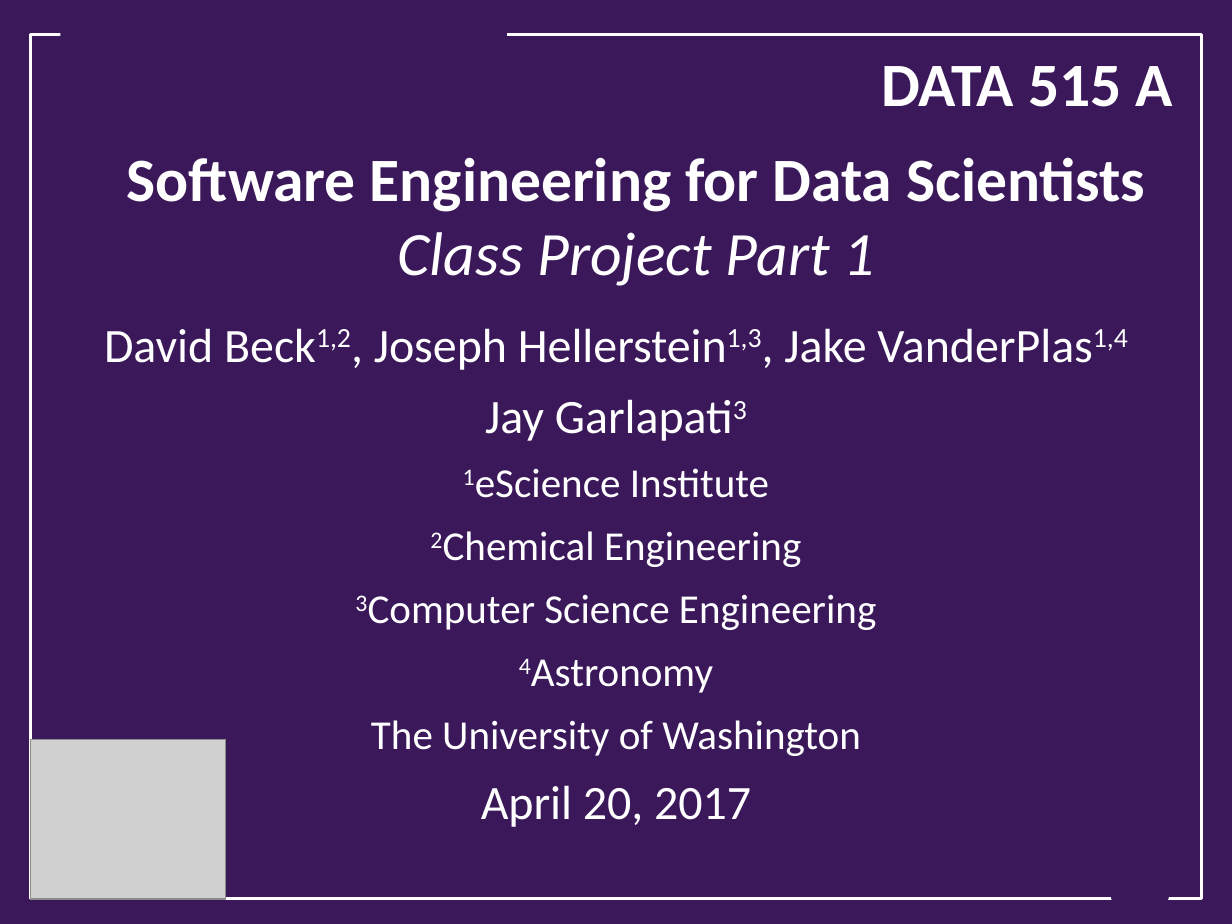
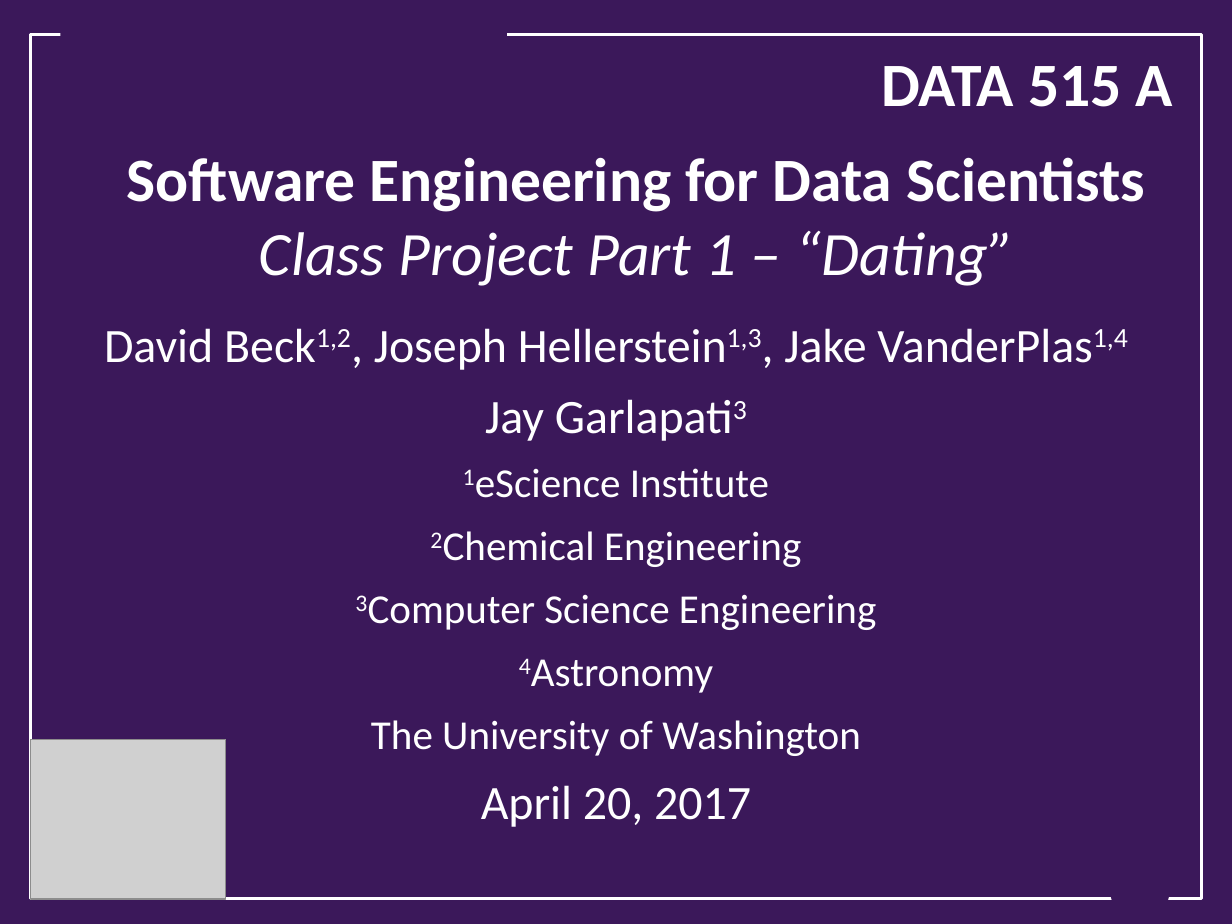
Before and after one commit to UWSEDS/LectureNotes, a slide deck: slide 1 of 10-Project-overview.pptx. Drawn at 1232x924 pixels with LibreOffice and Linux fonts; fonts in the diff are those of the drawing; grey boxes stand for pictures; background and template pictures are left out. Boxes give left, top, right and bottom in pixels: in the first picture for what was removed or moved away, otherwise in the second. Text is boxed around its words. In the diff, an @@ line names an element or a change of style, - is before the commit and + after.

Commit message:
Small updates to class projects part 1.

```diff
--- a/10-Project-overview.pptx
+++ b/10-Project-overview.pptx
@@ text at <box>127,157,1145,286</box>: text changed @@
-Software Engineering for Data Scientists
-Class Project Part 1
+Software Engineering for Data Scientists
+Class Project Part 1 – “Dating”
```
Also in this commit, not shown: 1 other slide changed, 1 slide added, 1 other file.
